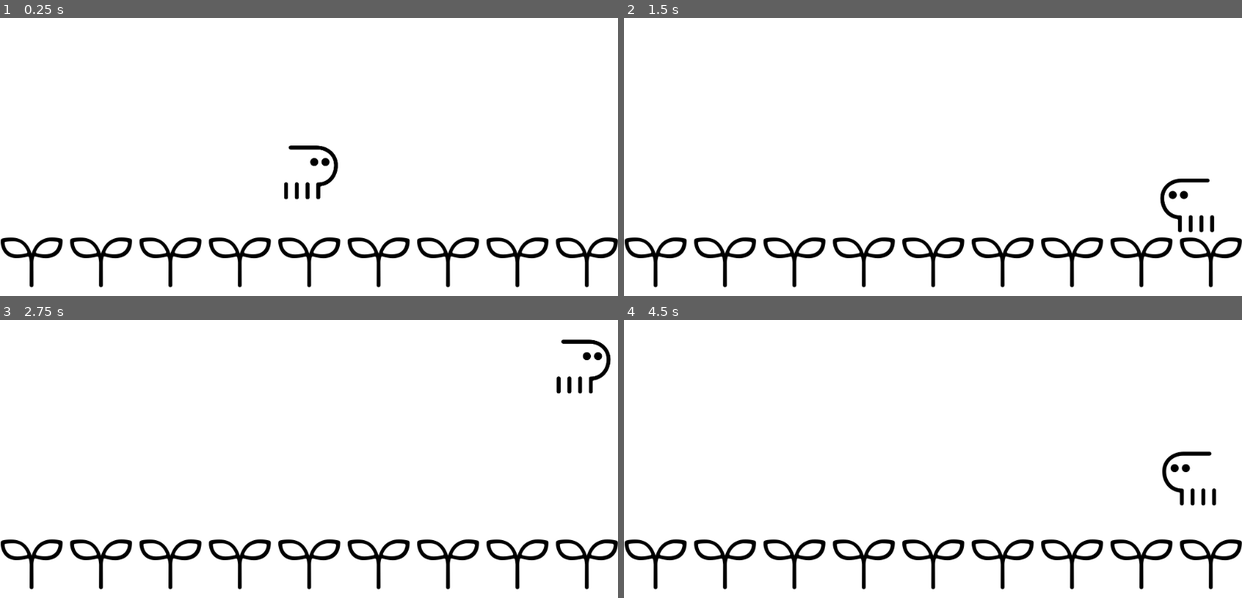
Above: before the commit, frames 1-4 (two rows, left to right).
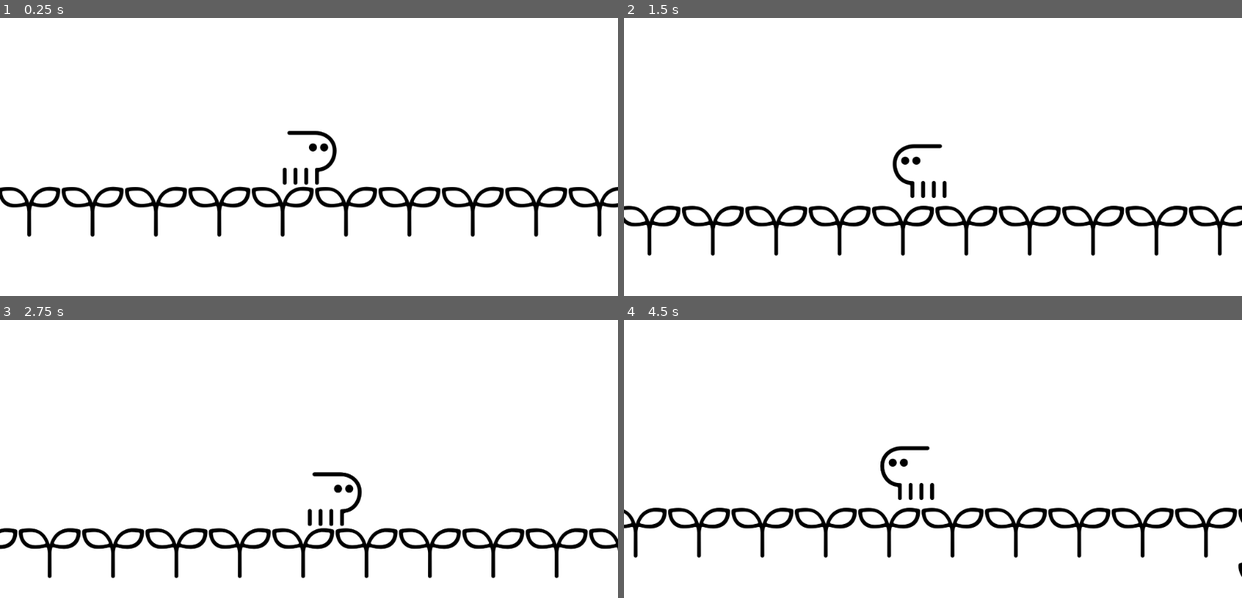
Above: after the commit, the same moments.

Repository: bucketfish/musi-pi-sitelen-pona
Game: Godot game, scene res://suli/ale.tscn
The game is run twice, just before and just after one commit, with the same random seed, the same clock (stepped at 60 frames per second) and the same inputs.
Inputs:
- Up to frame 1 (0.25 s): no input
- Up to frame 2 (1.5 s): hold Right (right) 0.53-1.28 s; hold Z (jump) 0.53-1.28 s; hold Left (left) from 1.28 s (still down); tap Z (jump) at 1.35 s
- Up to frame 3 (2.75 s): tap Z (jump) at 1.52, 1.82 s; release Left (left) at 2.03 s; hold Right (right) from 2.03 s (still down); hold Z (jump) from 2.03 s (still down)
- Up to frame 4 (4.5 s): release Z (jump) at 2.78 s; tap Z (jump) at 2.85, 3.02, 3.32, 4.35 s; release Right (right) at 3.53 s; hold Z (jump) 3.53-4.28 s; hold Left (left) from 3.53 s (still down)

The runs differ from the first frame. In frame 1, 9.3% of the frame differs, in the area x 0-100%, y 40-97%; in frame 2, 9.1%; in frame 3, 8.1%; in frame 4, 9.3%.

Commit message:
added camera constraints, more land, exports

Diff:
--- a/godot/lon tawa/soweli.gd
+++ b/godot/lon tawa/soweli.gd
@@ -7,13 +7,13 @@
 #physics modes with numbers
 var physics = {
 	"air": {
-		"speed": 700,
+		"speed": 500,
 		"gravity": 2800,
 		"friction": 0.4,
 		"acceleration": 0.20,
-		"jumpheight": 240,
+		"jumpheight": 140,
 		"jumpinc": 0.74,
-		"jgravity": 550
+		"jgravity": 350
 	}
 }
 
--- a/godot/lon tawa/soweli.tscn
+++ b/godot/lon tawa/soweli.tscn
@@ -4,7 +4,7 @@
 [ext_resource path="res://lon tawa/soweli.gd" type="Script" id=2]
 
 [sub_resource type="RectangleShape2D" id=1]
-extents = Vector2( 57, 50 )
+extents = Vector2( 52, 45 )
 
 [node name="soweli" type="KinematicBody2D"]
 collision_mask = 3
@@ -24,13 +24,13 @@
 collision_mask = 2
 
 [node name="floor2" type="RayCast2D" parent="."]
-position = Vector2( -50, 0 )
+position = Vector2( -47, 0 )
 enabled = true
 cast_to = Vector2( 0, 55 )
 collision_mask = 2
 
 [node name="floor3" type="RayCast2D" parent="."]
-position = Vector2( 50, 0 )
+position = Vector2( 47, 0 )
 enabled = true
 cast_to = Vector2( 0, 55 )
 collision_mask = 2
@@ -43,3 +43,5 @@
 __meta__ = {
 "_edit_use_anchors_": false
 }
+
+[node name="RemoteTransform2D" type="RemoteTransform2D" parent="."]
--- a/godot/ma/kasi.tscn
+++ b/godot/ma/kasi.tscn
@@ -32,7 +32,7 @@
 modulate = Color( 0, 0, 0, 1 )
 scale = Vector2( 0.5, 0.5 )
 tile_set = SubResource( 2 )
-cell_size = Vector2( 230, 200 )
+cell_size = Vector2( 210, 180 )
 collision_layer = 2
 collision_mask = 3
 format = 1
--- a/godot/suli/ale.tscn
+++ b/godot/suli/ale.tscn
@@ -9,8 +9,24 @@
 
 [node name="TileMap" parent="tomo" index="0"]
 collision_layer = 3
+tile_data = PoolIntArray( 262131, 0, 0, 262132, 0, 0, 262133, 0, 0, 262134, 0, 0, 262135, 0, 0, 327672, 0, 0, 327673, 0, 0, 327674, 0, 0, 327675, 0, 0, 327676, 0, 0, 393213, 0, 0, 393214, 0, 0, 393215, 0, 0, 327680, 0, 0, 327681, 0, 0, 327682, 0, 0, 327683, 0, 0, 327684, 0, 0, 327685, 0, 0, 327686, 0, 0, 327687, 0, 0, 327688, 0, 0, 327689, 0, 0, 327690, 0, 0, 327691, 0, 0, 327692, 0, 0, 327693, 0, 0, 327698, 0, 0, 393229, 0, 0, 393232, 0, 0, 393233, 0, 0, 458765, 0, 0, 458766, 0, 0, 458767, 0, 0 )
 
 [node name="soweli" parent="." instance=ExtResource( 2 )]
-position = Vector2( 514.183, 301.913 )
+position = Vector2( 515.968, 434.031 )
+
+[node name="RemoteTransform2D" parent="soweli" index="6"]
+remote_path = NodePath("../../Camera2D")
+
+[node name="Camera2D" type="Camera2D" parent="."]
+position = Vector2( 515.968, 434.031 )
+offset = Vector2( 0, -100 )
+current = true
+drag_margin_v_enabled = true
+smoothing_enabled = true
+smoothing_speed = 10.0
+drag_margin_left = 0.5
+drag_margin_right = 0.5
+drag_margin_bottom = 0.0
 
 [editable path="tomo"]
+[editable path="soweli"]
--- a/godot/tomo/1.tscn
+++ b/godot/tomo/1.tscn
@@ -5,4 +5,4 @@
 [node name="tomo" instance=ExtResource( 1 )]
 
 [node name="TileMap" parent="." index="0"]
-tile_data = PoolIntArray( 393213, 0, 0, 393214, 0, 0, 393215, 0, 0 …(198 unchanged characters)…
+tile_data = PoolIntArray( 262131, 0, 0, 262132, 0, 0, 262133, 0, 0, 262134, 0, 0, 262135, 0, 0, 327672, 0, 0, 327673, 0, 0, 327674, 0, 0, 327675, 0, 0, 327676, 0, 0, 393213, 0, 0, 393214, 0, 0, 393215, 0, 0 …(198 unchanged characters)…
Not shown, added: godot/export_presets.cfg
Binary file added: godot/icon.ico
Binary file changed: godot/icon.png
